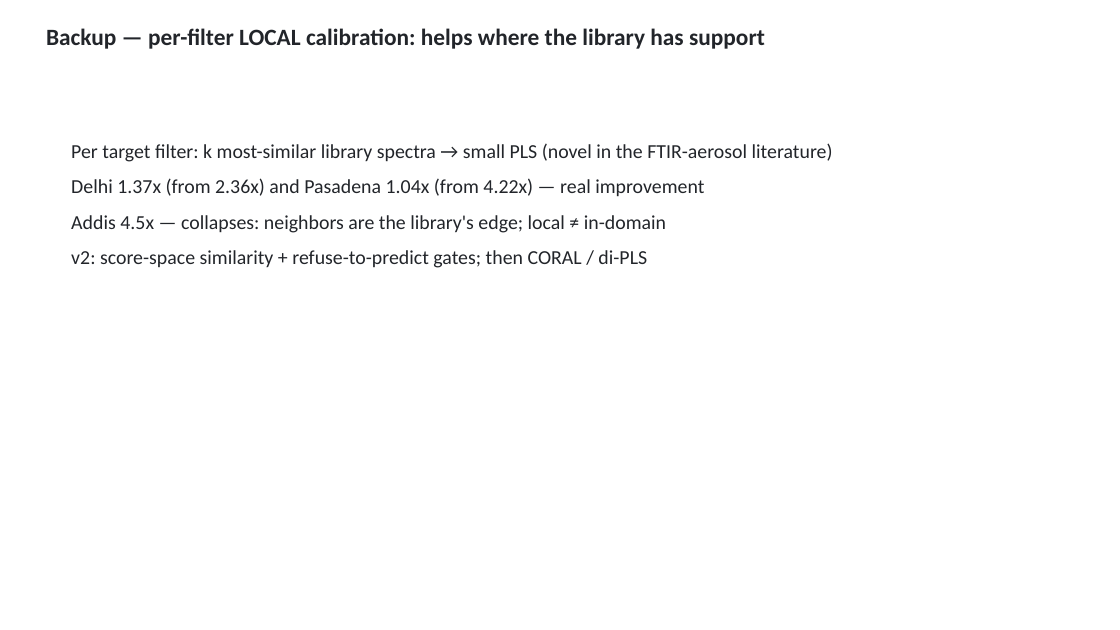
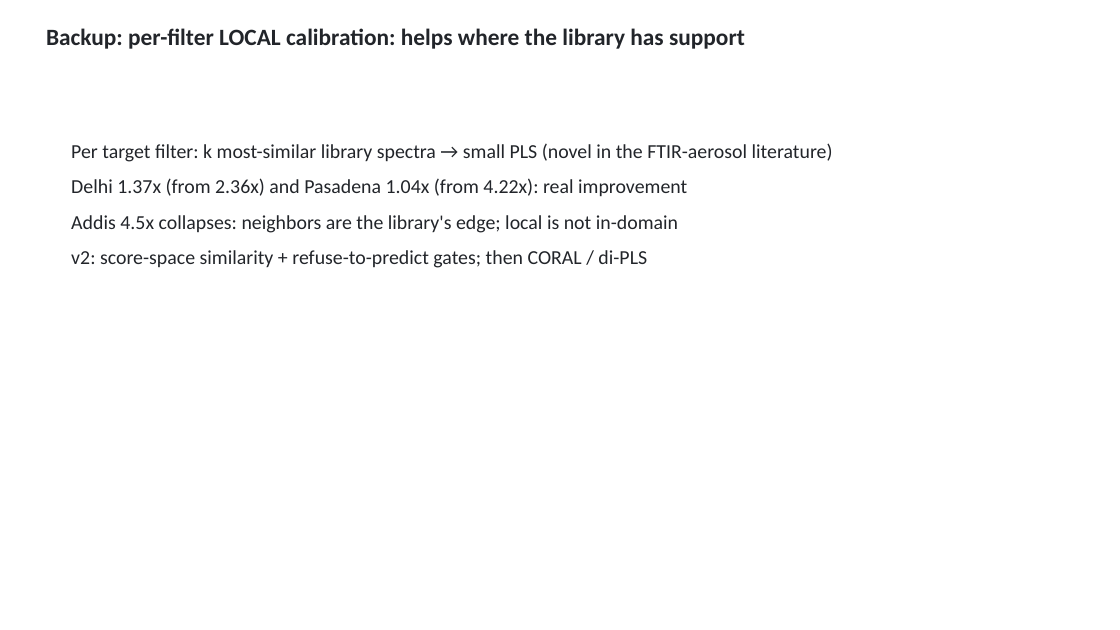
Before and after one commit to ahzs645/aethmodular, a slide deck: slide 39 of deliverables/ftir_group_2026-08-27/ftir_group_2026-08-27.pptx (slide 38 before the commit). Drawn at 1120x630 pixels with LibreOffice and Linux fonts; fonts in the diff are those of the drawing. Boxes give left, top, right and bottom in pixels: in the first picture for what was removed or moved away, otherwise in the second. Text is boxed around its words. In the diff, an @@ line names an element or a change of style, - is before the commit and + after.

```diff
--- a/deliverables/ftir_group_2026-08-27/ftir_group_2026-08-27.pptx
+++ b/deliverables/ftir_group_2026-08-27/ftir_group_2026-08-27.pptx
@@ text at [46, 28, 745, 49]: text changed @@
-Backup — per-filter LOCAL calibration: helps where the library has support
+Backup: per-filter LOCAL calibration: helps where the library has support
@@ text at [71, 178, 687, 233]: text changed @@
-Delhi 1.37x (from 2.36x) and Pasadena 1.04x (from 4.22x) — real improvement
-Addis 4.5x — collapses: neighbors are the library's edge; local ≠ in-domain
+Delhi 1.37x (from 2.36x) and Pasadena 1.04x (from 4.22x): real improvement
+Addis 4.5x collapses: neighbors are the library's edge; local is not in-domain
```
Also in this commit, not shown: 22 other slides changed, 3 slides added, 2 slides removed, 6 other files.
